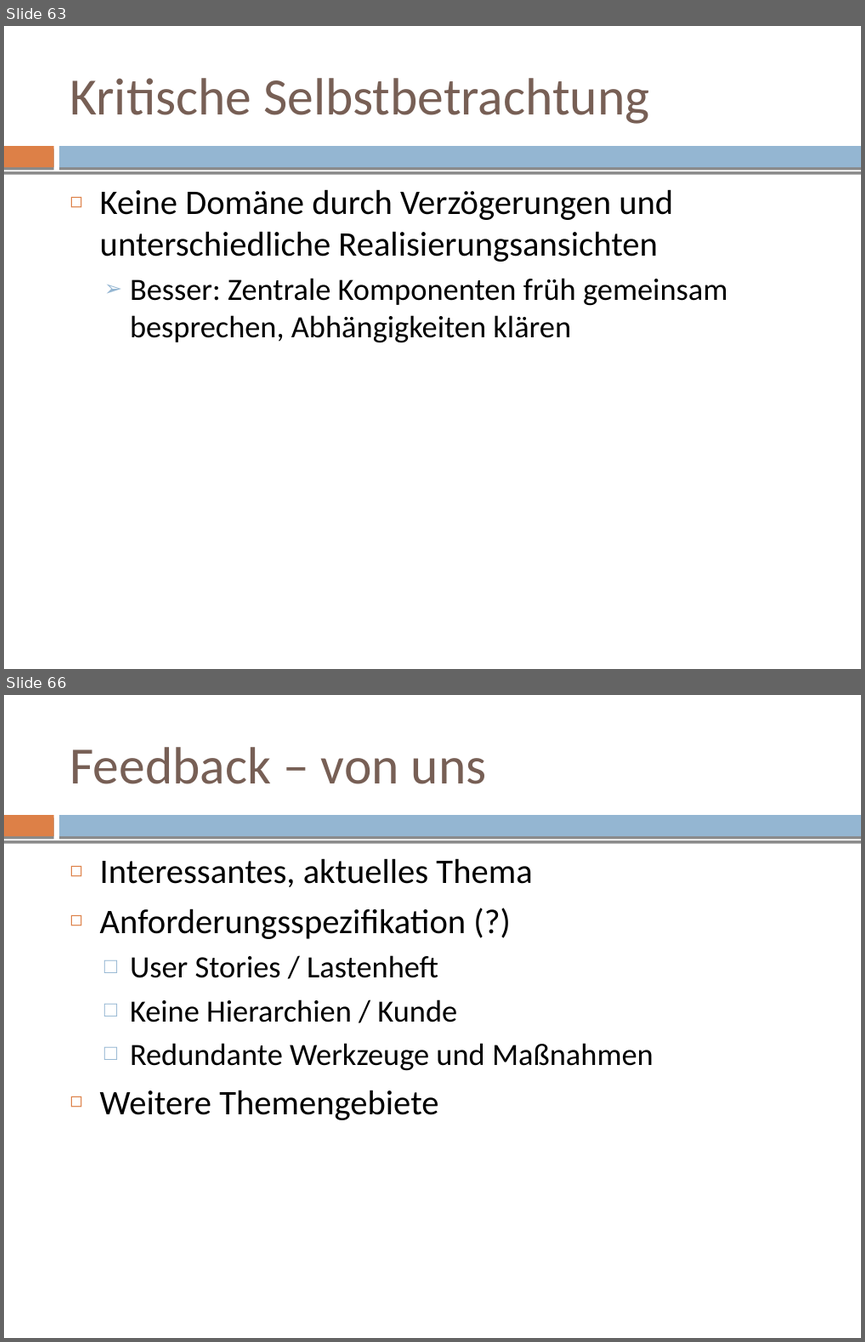
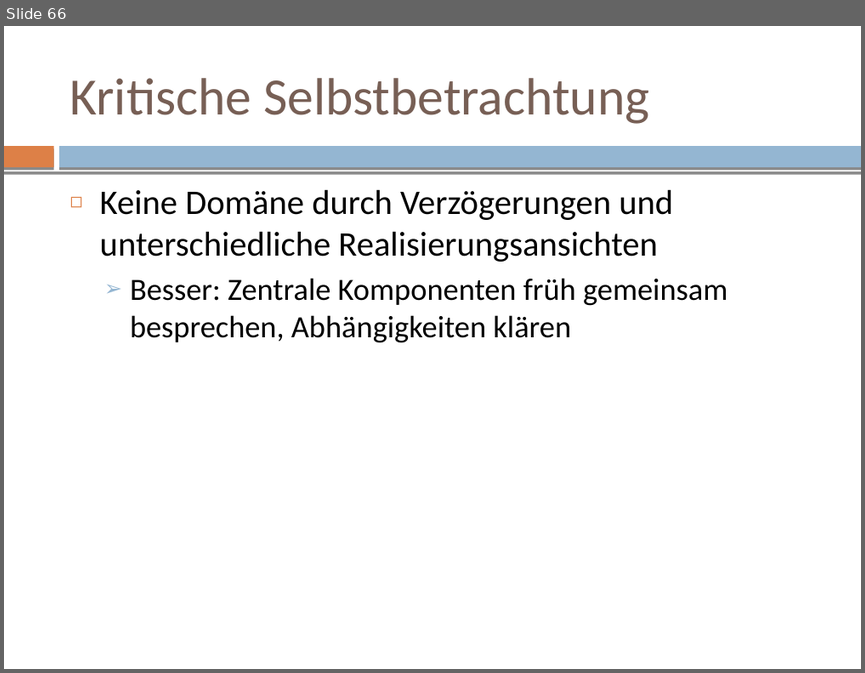
Before and after one commit to mvw/Wilddiebe10, a slide deck: keynote/keynote.odp. Shown one above the other, each under a label of ours: slides 63 and 66 before the commit, slide 66 after it; the slides between them are not shown. The pictures are 865x1342 and 865x673 pixels, drawn with LibreOffice and Linux fonts; fonts in the diff are those of the drawing. Boxes give left, top, right and bottom in pixels: in the first picture for what was removed or moved away, otherwise in the second. Text is boxed around its words. In the diff, an @@ line names an element or a change of style, - is before the commit and + after.

```diff
--- a/keynote/keynote.odp
+++ b/keynote/keynote.odp
@@ slide 66 removed at (x1=4, y1=695, x2=861, y2=1338), background #FFFFFF; not listed: 3 template elements that a slide beside it also shows @@
@@ title removed at (x1=69, y1=747, x2=487, y2=784) @@
-Feedback – von uns
@@ text removed at (x1=100, y1=858, x2=653, y2=1120) @@
-◻ Interessantes, aktuelles Thema
-◻ Anforderungsspezifikation (?)
-  □ User Stories / Lastenheft
-  □ Keine Hierarchien / Kunde
-  □ Redundante Werkzeuge und Maßnahmen
-◻ Weitere Themengebiete
@@ what was slide 63 is now slide 66 @@
```
Also in this commit, not shown: 1 slide changed, 5 slides added, 2 other slides removed, 1 other file.
